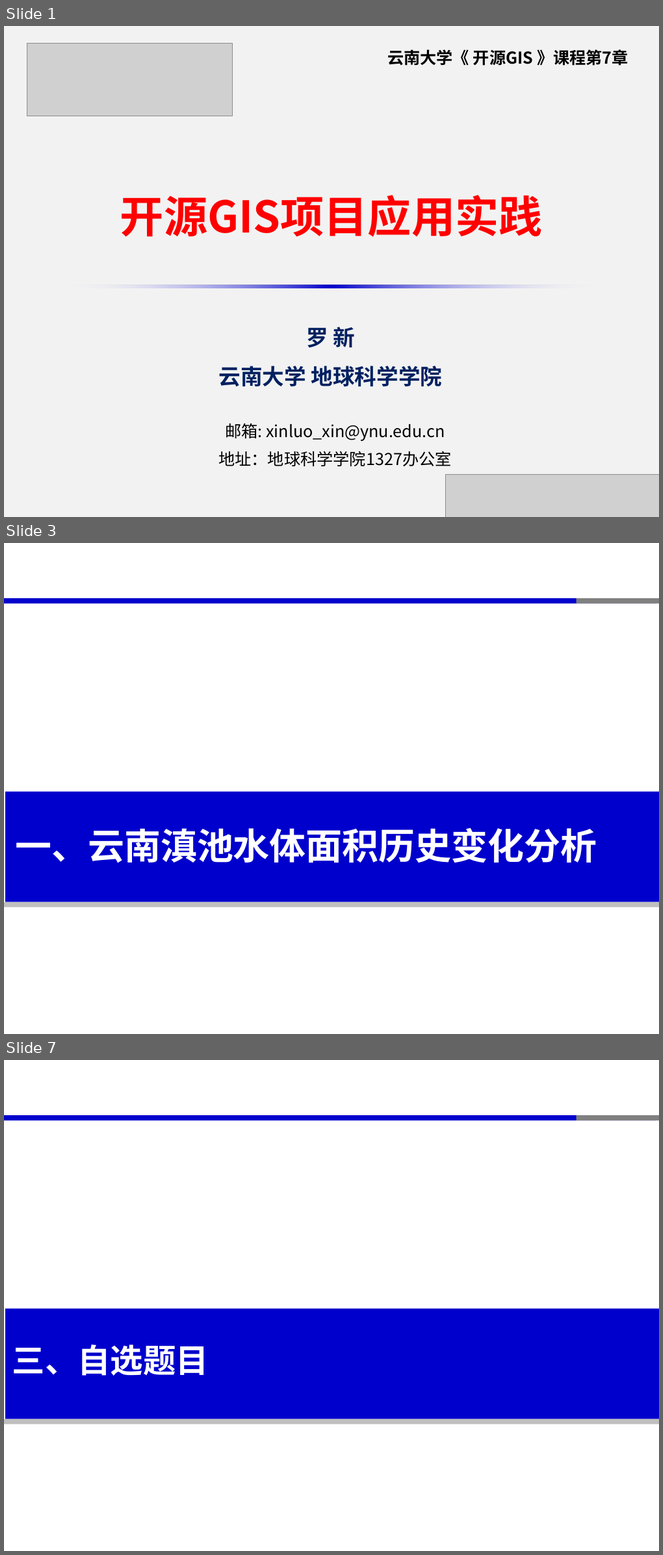
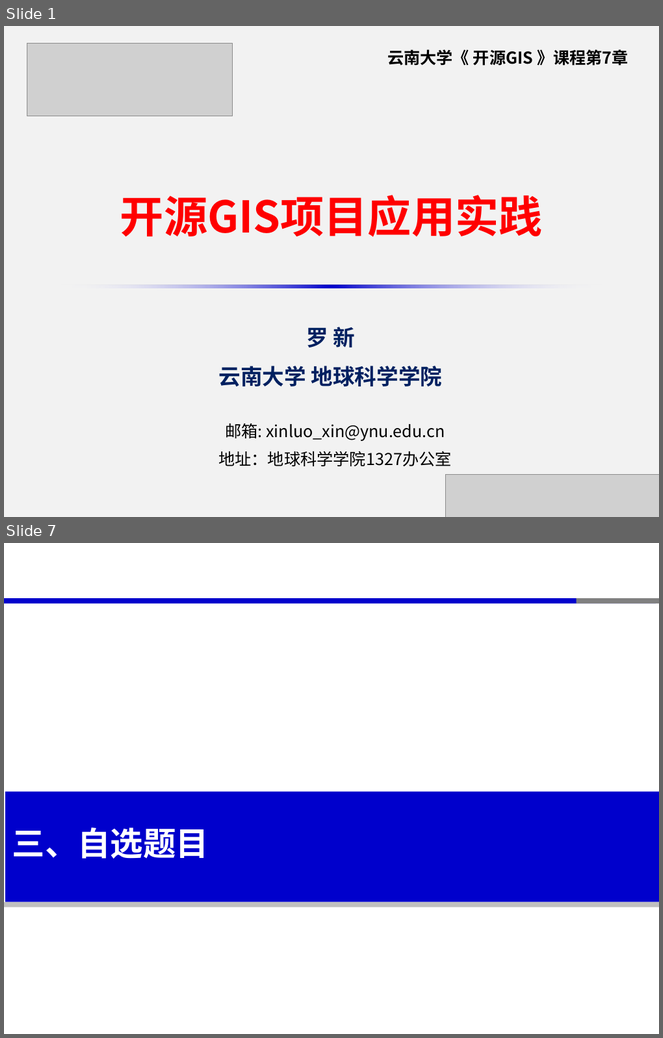
Before and after one commit to xinluo2018/open-source-gis-course, a slide deck: 第7章-开源GIS项目实践-6课时/第7章-开源GIS项目应用实践.pptx. Shown one above the other, each under a label of ours: slides 1, 3 and 7 before the commit, slides 1 and 7 after it; the slides between them are not shown. The pictures are 663x1555 and 663x1038 pixels, drawn with LibreOffice and Linux fonts; fonts in the diff are those of the drawing; grey boxes stand for pictures. Boxes give left, top, right and bottom in pixels: in the first picture for what was removed or moved away, otherwise in the second. Text is boxed around its words. In the diff, an @@ line names an element or a change of style, - is before the commit and + after.

```diff
--- a/第7章-开源GIS项目实践-6课时/第7章-开源GIS项目应用实践.pptx
+++ b/第7章-开源GIS项目实践-6课时/第7章-开源GIS项目应用实践.pptx
@@ slide 3 removed at box(4, 543, 659, 1034), background #FFFFFF; not listed: 3 template elements that a slide beside it also shows @@
@@ rectangle removed at box(5, 792, 659, 902) @@
@@ text removed at box(15, 828, 597, 863) @@
-一、云南滇池水体面积历史变化分析
@@ rectangle removed at box(4, 902, 659, 907) @@
```
Also in this commit, not shown: 4 slides changed, 2 slides added, 1 other slide removed, 7 other files.
